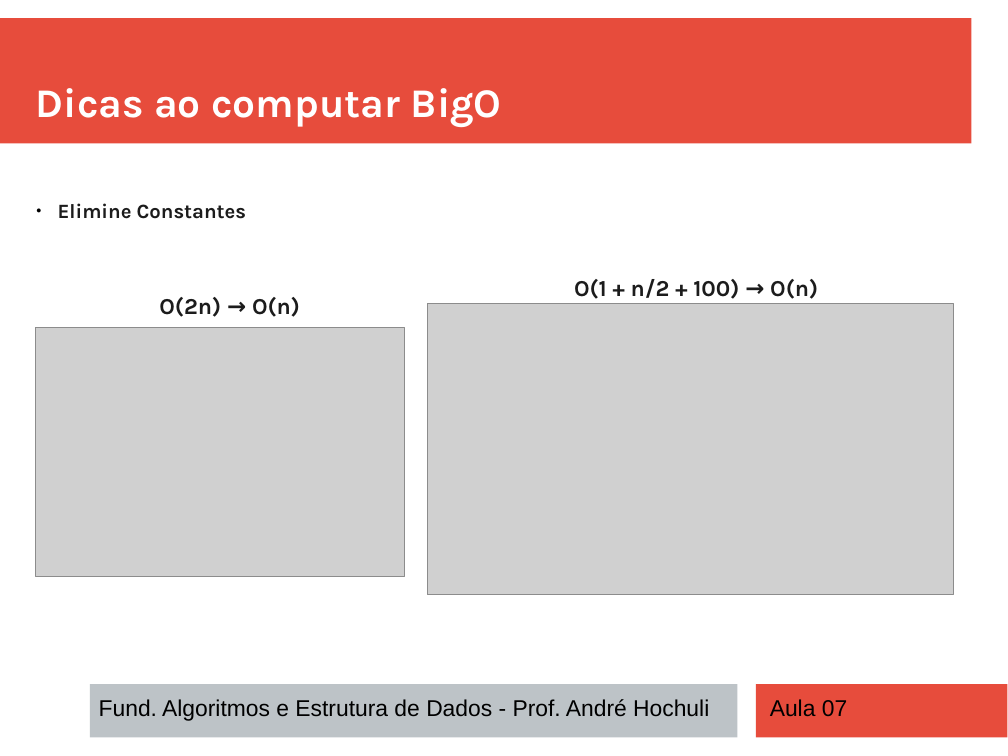
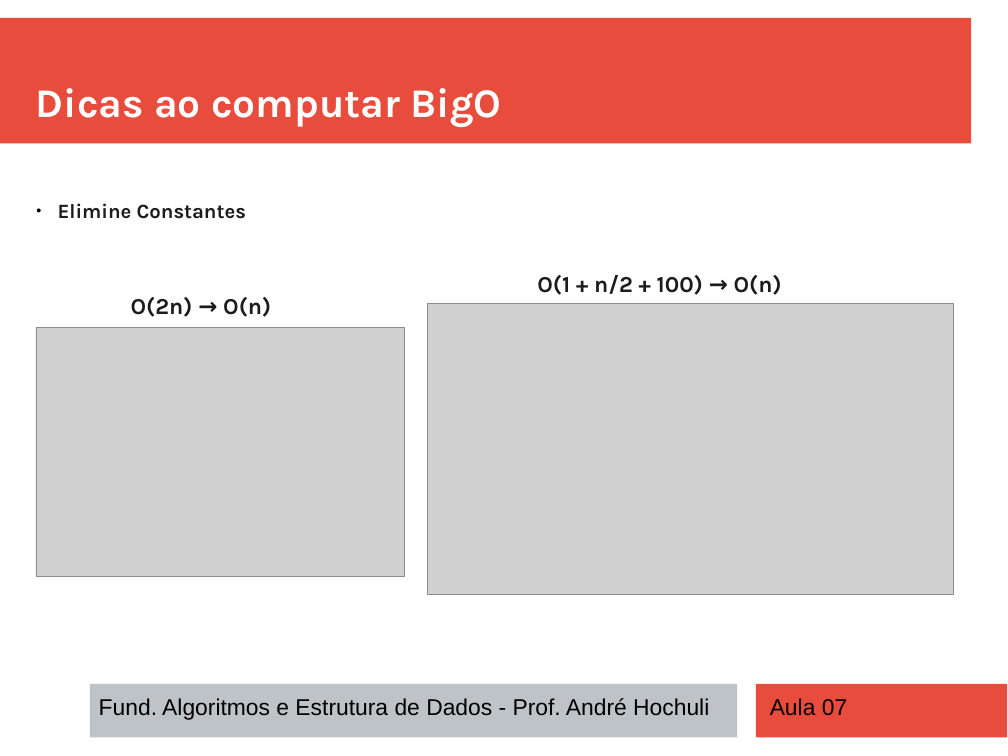
Before and after one commit to andrehochuli/teaching, a slide deck: slide 8 of DataStructuresAndAlgorithms/Aula 07 - BigO e Programacao Dinamica/Aula 07 - Programação Dinamica.pptx. Drawn at 1008x756 pixels with LibreOffice and Linux fonts; fonts in the diff are those of the drawing; grey boxes stand for pictures. Boxes give left, top, right and bottom in pixels: in the first picture for what was removed or moved away, otherwise in the second. Text is boxed around its words. In the diff, an @@ line names an element or a change of style, - is before the commit and + after.

```diff
--- a/DataStructuresAndAlgorithms/Aula 07 - BigO e Programacao Dinamica/Aula 07 - Programação Dinamica.pptx
+++ b/DataStructuresAndAlgorithms/Aula 07 - BigO e Programacao Dinamica/Aula 07 - Programação Dinamica.pptx
@@ text "O(1 + n/2 + 100) ...": place and size @@
-text "O(1 + n/2 + 100) ..." at [574, 279, 818, 299]
+text "O(1 + n/2 + 100) ..." at [537, 275, 782, 295]
@@ text "O(2n) → O(n)": place and size @@
-text "O(2n) → O(n)" at [159, 297, 300, 317]
+text "O(2n) → O(n)" at [131, 297, 271, 317]
```
Also in this commit, not shown: 6 other slides changed, 3 other files.
